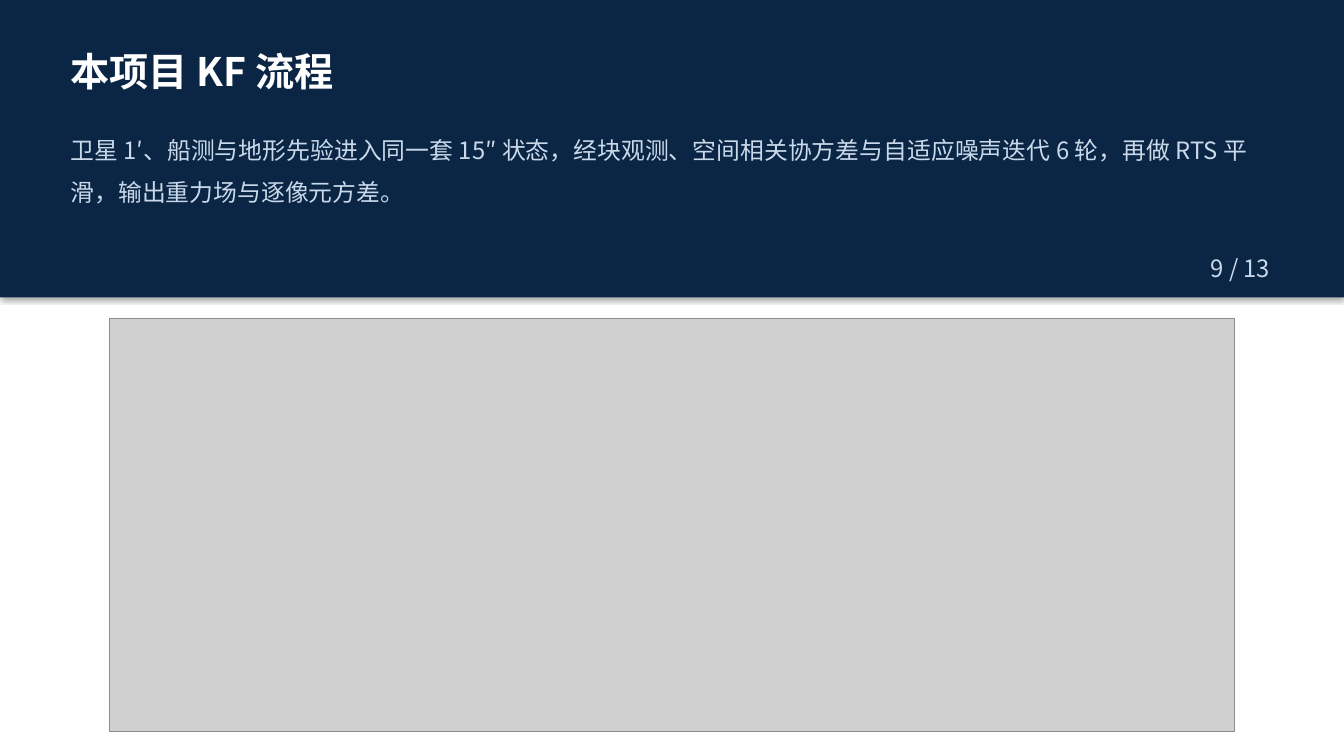
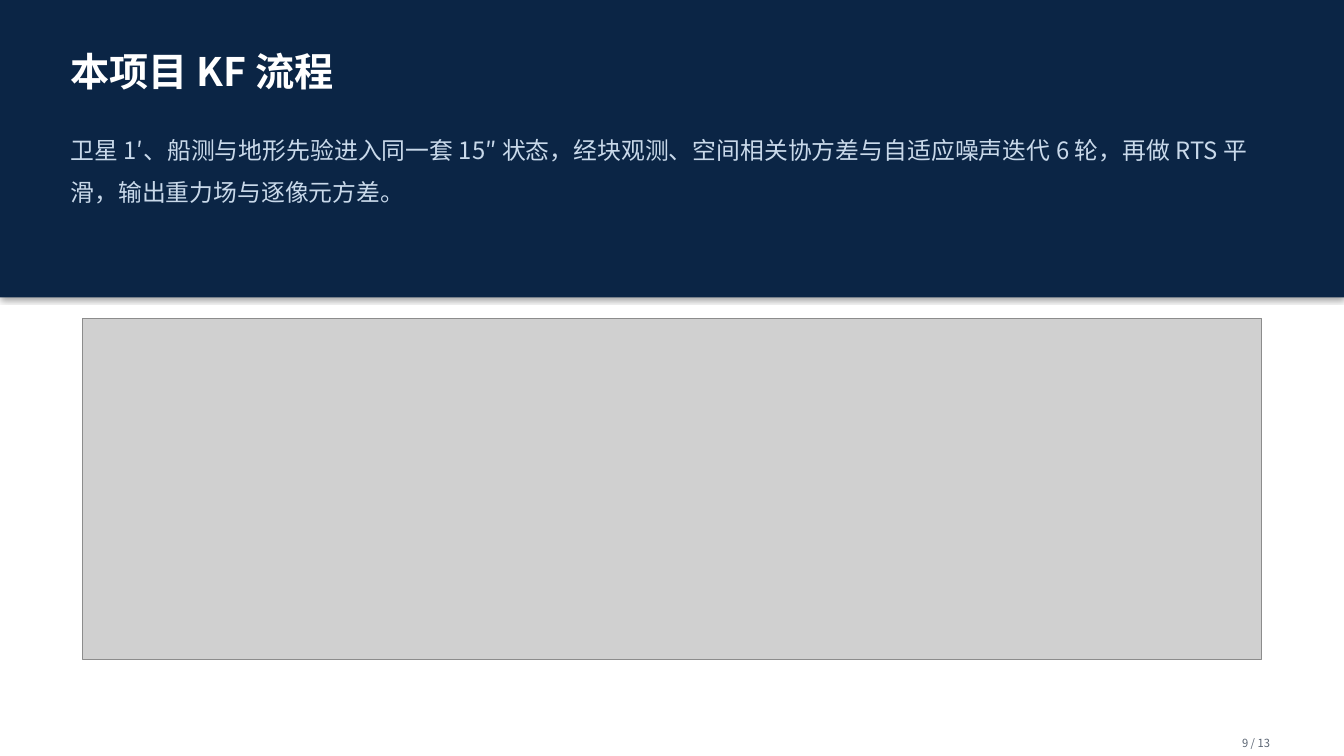
Before and after one commit to shuyunkai/kalman_gravity, a slide deck: slide 9 of ppt/汇报_新结构_13页.pptx. Drawn at 1344x756 pixels with LibreOffice and Linux fonts; fonts in the diff are those of the drawing; grey boxes stand for pictures. Boxes give left, top, right and bottom in pixels: in the first picture for what was removed or moved away, otherwise in the second. Text is boxed around its words. In the diff, an @@ line names an element or a change of style, - is before the commit and + after.

```diff
--- a/ppt/汇报_新结构_13页.pptx
+++ b/ppt/汇报_新结构_13页.pptx
@@ picture: place and size @@
-picture at [110,319,1235,732]
+picture at [83,319,1262,659]
@@ text "9 / 13": place and size @@
-text "9 / 13" at [1210,259,1270,278]
+text "9 / 13" at [1242,738,1270,747]
@@ text "9 / 13" at [1242,738,1270,747]: size 17 to 8 pt, text colour #C9D9EA to #5B6573 @@
```
Also in this commit, not shown: 12 other slides changed, 3 other files.
